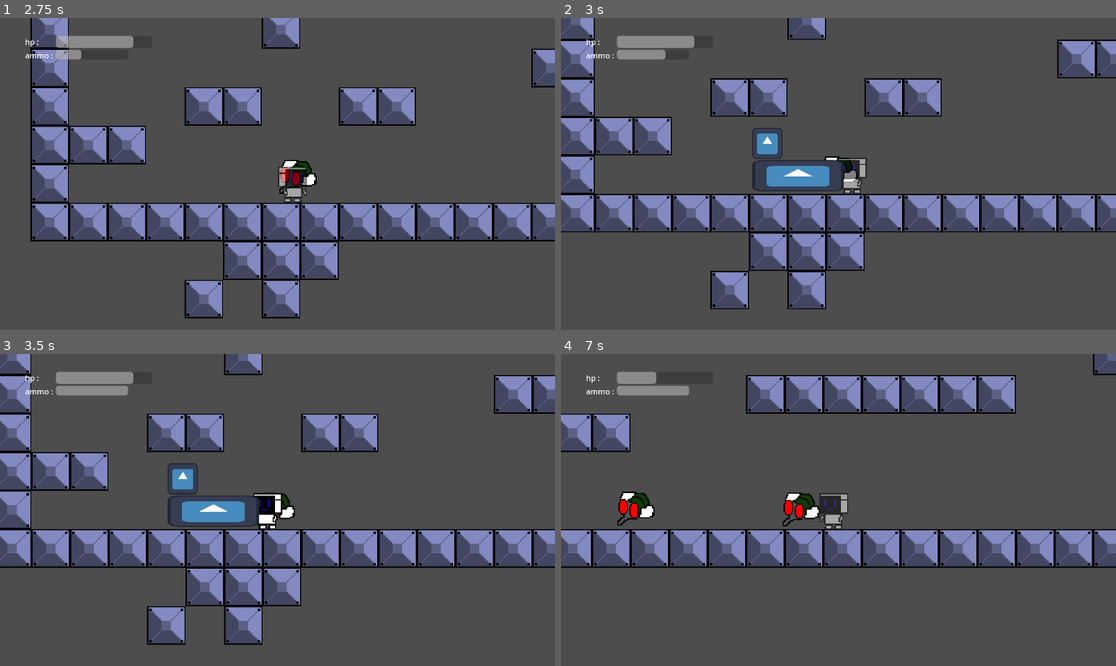
Above: before the commit, frames 1-4 (two rows, left to right).
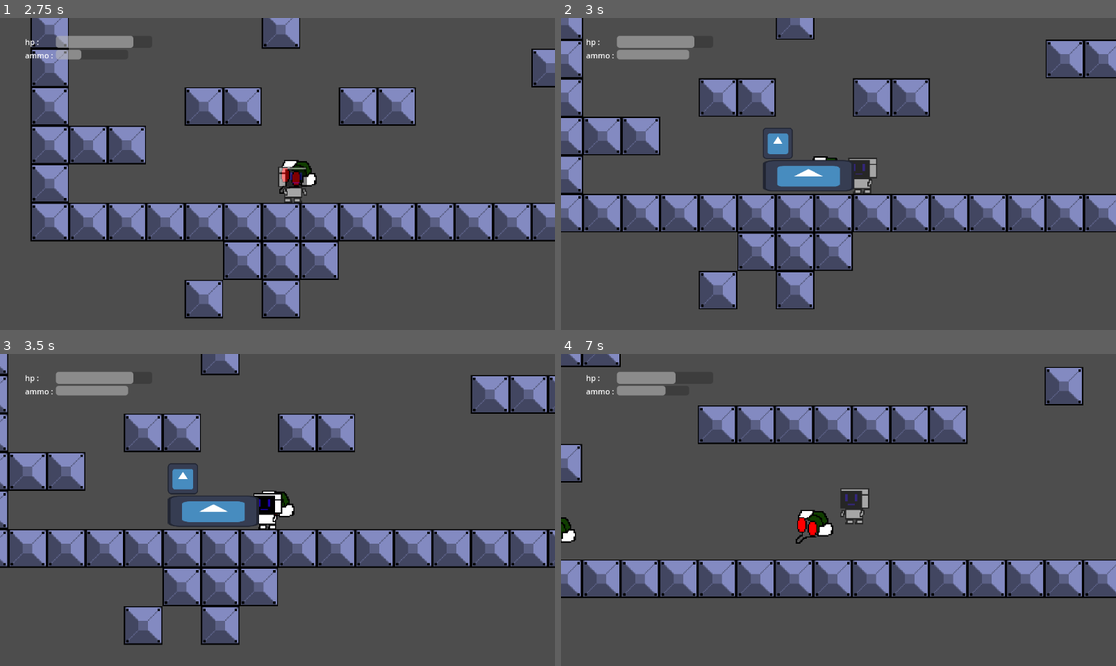
Above: after the commit, the same moments.

Repository: DanielKuhnDeAraujo/Robozin
Game: Godot game, scene res://scenes/Tela inicial.tscn
Same seed, same stepped clock (60 frames per second), same inputs: the game is played once before the commit and once after it. The engine's default icon, where the game draws it, is replaced by a stand-in: a white triangle on a blue panel in a dark square.
Inputs:
- Up to frame 1 (2.75 s): click "INICIAR" at 0.5 s; hold Z (aspirar) 1.28-2.03 s; hold D (andar_direita) from 1.28 s (still down); tap Space (pulo) at 1.52, 2.27 s; tap Z (aspirar) at 2.1 s
- Up to frame 2 (3 s): release D (andar_direita) at 2.78 s; hold Left (andar_esquerda) from 2.78 s (still down); hold Z (aspirar) from 2.78 s (still down); tap X (atirar) at 2.85 s
- Up to frame 3 (3.5 s): keep holding Left (andar_esquerda); keep holding Z (aspirar)
- Up to frame 4 (7 s): release Left (andar_esquerda) at 3.53 s; release Z (aspirar) at 3.53 s; hold D (andar_direita) 3.53-5.03 s; tap Z (aspirar) at 3.6, 5.3, 6.6 s; tap Space (pulo) at 3.77, 4.52, 5.27, 6.77 s; hold Z (aspirar) 4.28-5.03 s; hold Left (andar_esquerda) 5.03-5.78 s; tap X (atirar) at 5.1 s; hold D (andar_direita) 5.78-6.53 s; hold Z (aspirar) 5.78-6.53 s; hold Left (andar_esquerda) from 6.53 s (still down)

Frame 1 is identical in both runs. In frame 2, 19% of the frame differs, in the area x 0-100%, y 0-94%; in frame 3, 20%; in frame 4, 26%, in the area x 0-100%, y 0-79%.
Error in both runs: Invalid access to property or key 'global_position' on a base object of type 'null instance'. (res://scripts/tiro.gd:16)

Commit message:
aspirar renovado
alterei o sistema do aspirar p ao invés de quando o inimigo encostar num raycast, ser por uma area2d

Diff:
--- a/scenes/aspirar.tscn
+++ b/scenes/aspirar.tscn
@@ -23,7 +23,7 @@
 [node name="CollisionShape2D" type="CollisionPolygon2D" parent="."]
 position = Vector2(36, -1.009742e-28)
 scale = Vector2(0.575, 0.206)
-polygon = PackedVector2Array(-62.608696, -87.37864, -62.608696, 67.96116, 69.56522, 67.96116, 69.56522, -199.02911)
+polygon = PackedVector2Array(-62.608696, -72.81553, -62.608696, 67.96116, 69.56522, 67.96116, 69.56522, -199.02911)
 
 [node name="CollisionShape2D2" type="CollisionShape2D" parent="."]
 shape = SubResource("CircleShape2D_onpi2")
--- a/scenes/player.tscn
+++ b/scenes/player.tscn
@@ -1,10 +1,13 @@
-[gd_scene load_steps=4 format=3 uid="uid://cfocn7rvh5kjq"]
+[gd_scene load_steps=5 format=3 uid="uid://cfocn7rvh5kjq"]
 
 [ext_resource type="Texture2D" uid="uid://bc26ruaqc8hhq" path="res://assets/temporário.png" id="1_3vyb7"]
 [ext_resource type="Script" uid="uid://7ehx3dxa468b" path="res://scripts/player.gd" id="1_g2els"]
 
 [sub_resource type="RectangleShape2D" id="RectangleShape2D_qhqgy"]
 size = Vector2(14, 26)
+
+[sub_resource type="RectangleShape2D" id="RectangleShape2D_g2els"]
+size = Vector2(1, 26)
 
 [node name="Player" type="CharacterBody2D"]
 collision_layer = 2
@@ -50,6 +53,15 @@
 target_position = Vector2(9, 0)
 collision_mask = 2147483649
 
+[node name="colisor_frent" type="Area2D" parent="."]
+collision_layer = 2147483648
+collision_mask = 2147483648
+
+[node name="CollisionShape2D" type="CollisionShape2D" parent="colisor_frent"]
+position = Vector2(7, 3)
+shape = SubResource("RectangleShape2D_g2els")
+debug_color = Color(0.4428593, 0.46196955, 0.97841316, 0.41960785)
+
 [connection signal="timeout" from="Timer_pulo_variável" to="." method="_on_timer_pulo_variável_timeout"]
 [connection signal="timeout" from="Timer_jump_buffer" to="." method="_on_timer_jump_buffer_timeout"]
 [connection signal="timeout" from="Death_timer" to="." method="_on_death_timer_timeout"]
--- a/scripts/aspirador.gd
+++ b/scripts/aspirador.gd
@@ -6,10 +6,14 @@
 var forcaY = 1
 var direcao = 1
 var alvo
+var dentro
 @onready var spawn_posit: Marker2D = $"../Spawn_posit"
 var colisor
 var sugado #dps deixa isso como um array se achar melhor
 var qtd_sugados : int
+var inimigos := []
+
+
 
 signal suguei#pqp esse projeto me faz usar uns nome meio gay kk
 
@@ -19,8 +23,10 @@
 
 
 func _physics_process(delta: float) -> void:
+	qtd_sugados = get_parent().qtd_sugados
 	colisor = get_parent().colisor
-	qtd_sugados = get_parent().qtd_sugados
+	colisor.monitoring = true
+
 	if alvo and not overlaps_body(alvo):
 		alvo.call("interromper", true)
 		alvo = null
@@ -30,46 +36,49 @@
 		scale.x = -1
 	else:
 		scale.x = 1
+
 	if Input.is_action_pressed("aspirar"):
-		if colisor.is_colliding():
-			if colisor.get_collider().is_in_group("inimigos") and qtd_sugados < 3:#esse 3 é o limite
-				sugado = colisor.get_collider()
-				emit_signal("suguei", sugado)
-				colisor.get_collider().vida_inimigo.morrer()
-				#caio tá podendo te matar já?
 
+		for algo in colisor.get_overlapping_bodies():
+			if algo.is_in_group("inimigos"):
+				dentro = colisor.get_overlapping_bodies()
+				inimigos.append(algo)
 
+				if alvo in dentro and qtd_sugados < 3:
+					var sugado = alvo
+					emit_signal("suguei", sugado)
+					alvo.vida_inimigo.morrer()
 
-		#await get_tree().physics_frame
 		for body in get_overlapping_bodies():
 			if body.is_in_group("inimigos"):
 				alvo = body
 				if alvo.has_method("interromper"):#so precaução, pd remover dps esse if, mas n oq ta dentro dele
 					alvo.call("interromper", false)
 			if alvo:
+
 				alvo.global_position.x += forcaX * direcao
 				if alvo.global_position.y + forcaY == spawn_posit.global_position.y or alvo.global_position.y - forcaY == spawn_posit.global_position.y:
 					pass
-				if alvo.global_position.y > spawn_posit.global_position.y + 1:
+				elif alvo.global_position.y > spawn_posit.global_position.y + 1:
 					alvo.global_position.y -= forcaY
 				elif alvo.global_position.y < spawn_posit.global_position.y - 1:
 					alvo.global_position.y += forcaY
 
+
 	if Input.is_action_just_released("aspirar"):
 		queue_free()
 
-
 """func _on_body_entered(body):
 	if body.is_in_group("inimigos"):
-		alvo = body
-		print("entrou")
-		print(alvo.name)
-		"""
+		if body.has_method("interromper"):
+			body.call("interromper", false)"""
+
 
 func _on_body_exited(body: Node2D) -> void:
 	if body.has_method("interromper") :
 		body.call("interromper", true)
 
+
 func _exit_tree() -> void:#caso vcs n saibam esse exit_tree é o útimo bglh q acontece antes de vc remover algo (cm queue_free)
 	if alvo:
 		alvo.call("interromper", true)
--- a/scripts/kill.gd
+++ b/scripts/kill.gd
@@ -34,5 +34,4 @@
 #sistema provisório, trocar quando precisar (assim q der)
 func causar_dano():
 	if get_parent().has_method("interromper"):
-		if get_parent().pode_mover:
-			atacar = get_parent().pode_mover
+		atacar = get_parent().pode_mover
--- a/scripts/player.gd
+++ b/scripts/player.gd
@@ -7,7 +7,7 @@
 @onready var invulnerabilidade: Timer = $invulnerabilidade
 @onready var sprite_2d: Sprite2D = $Sprite2D
 @onready var spawn_posit: Marker2D = $Spawn_posit
-@onready var colisor: RayCast2D = $colisor_front
+@onready var colisor: Area2D = $colisor_frent
 @onready var main = get_tree().get_root().get_node("jogo")
 
 #variáveis
@@ -32,7 +32,7 @@
 var knock: String = "n"
 var invul: bool = false
 var coiote_ativo
-@export var direcao: int = -1
+@export var direcao: int = 1
 var pode_sugar = true
 var contador = 0
 var sugados
